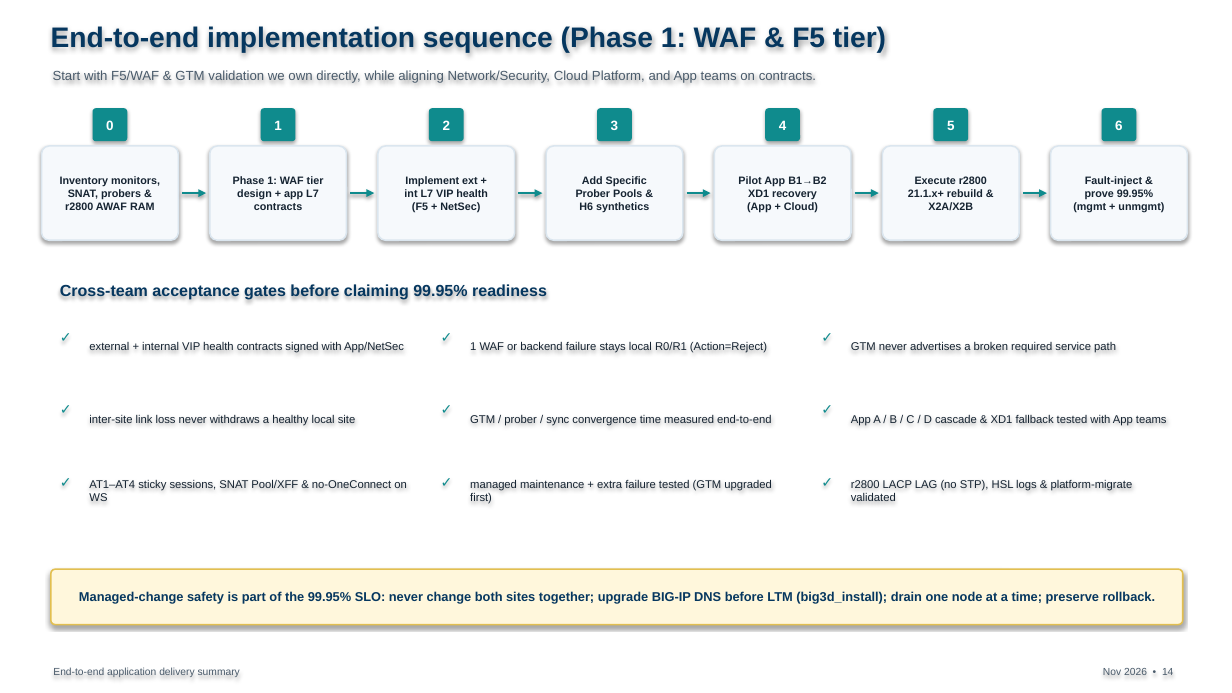
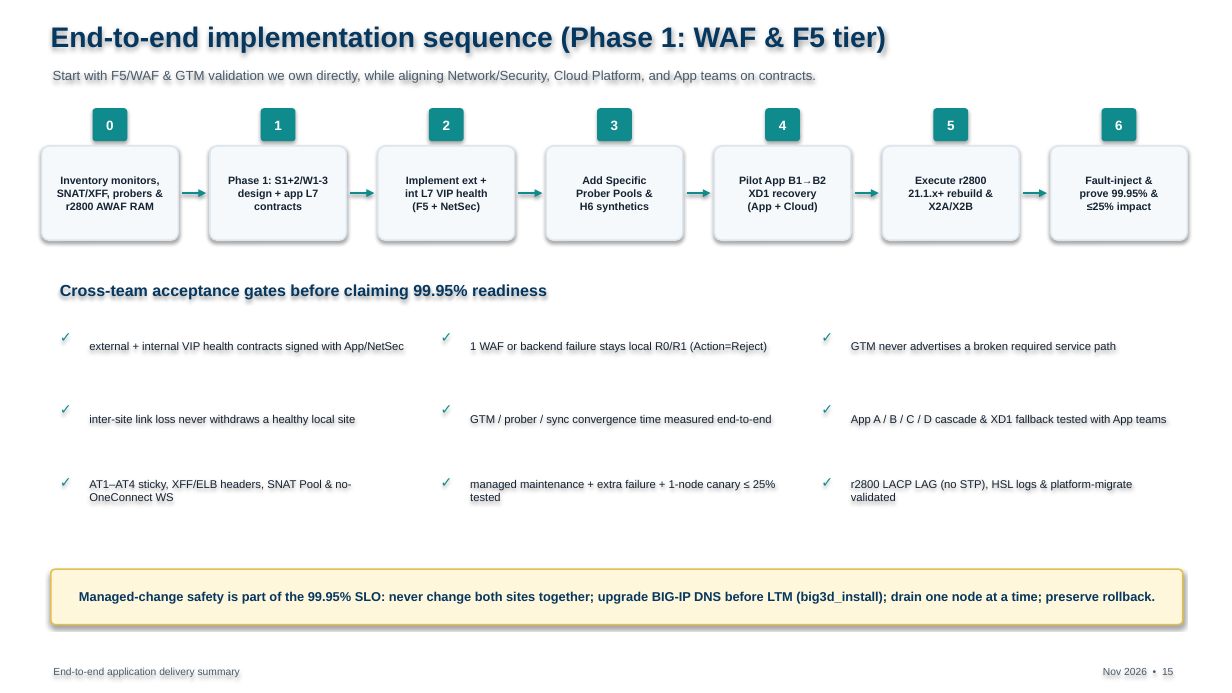
Before and after one commit to jfang88/EnterpriseWAF, a slide deck: slide 15 of management-artifacts/EnterpriseWAF_Management_Summary.pptx (slide 14 before the commit). Drawn at 1232x693 pixels with LibreOffice and Linux fonts; fonts in the diff are those of the drawing. Boxes give left, top, right and bottom in pixels: in the first picture for what was removed or moved away, otherwise in the second. Text is boxed around its words. In the diff, an @@ line names an element or a change of style, - is before the commit and + after.

Commit message:
Add joint responsibility model, client-IP/XFF/ELB invariants, 25% impact cap, W1-2 & S1+2 variants, and fault-domain scorecard (docs, SVG, 17-slide deck)

```diff
--- a/management-artifacts/EnterpriseWAF_Management_Summary.pptx
+++ b/management-artifacts/EnterpriseWAF_Management_Summary.pptx
@@ size 8.4 to 8.3 pt in 4 elements at (378, 146, 515, 240), (546, 146, 683, 240), (714, 146, 851, 240), (883, 146, 1019, 240) @@
@@ text in rounded rectangle at (57, 176, 159, 210): text changed; size 8.4 to 8.3 pt @@
-Inventory monitors,
-SNAT, probers &
-r2800 AWAF RAM
+Inventory monitors,
+SNAT/XFF, probers &
+r2800 AWAF RAM
@@ text in rounded rectangle at (228, 176, 328, 210): text changed; size 8.4 to 8.3 pt @@
-Phase 1: WAF tier
-design + app L7
-contracts
+Phase 1: S1+2/W1-3
+design + app L7
+contracts
@@ text in rounded rectangle at (1080, 176, 1151, 212): text changed; size 8.4 to 8.3 pt @@
-Fault-inject &
-prove 99.95%
-(mgmt + unmgmt)
+Fault-inject &
+prove 99.95% &
+≤25% impact
@@ text at (89, 480, 351, 501): text changed @@
-AT1–AT4 sticky sessions, SNAT Pool/XFF & no-OneConnect on WS
+AT1–AT4 sticky, XFF/ELB headers, SNAT Pool & no-OneConnect WS
@@ text at (470, 480, 775, 501): text changed @@
-managed maintenance + extra failure tested (GTM upgraded first)
+managed maintenance + extra failure + 1-node canary ≤ 25% tested
@@ text at (1103, 668, 1173, 675): text changed @@
-Nov 2026 • 14
+Nov 2026 • 15
```
Also in this commit, not shown: 5 other slides changed, 2 slides added, 1 slide removed, 8 other files.
